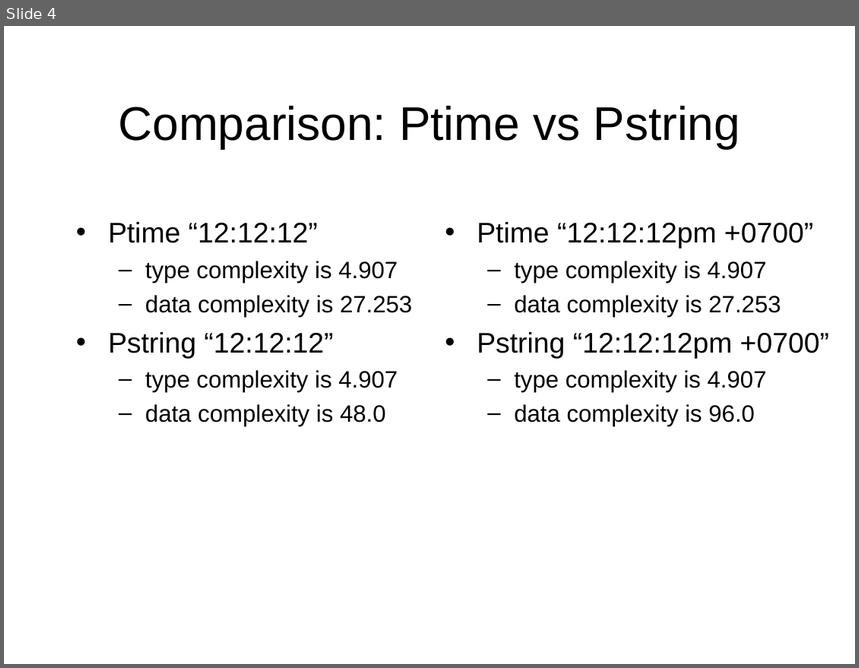
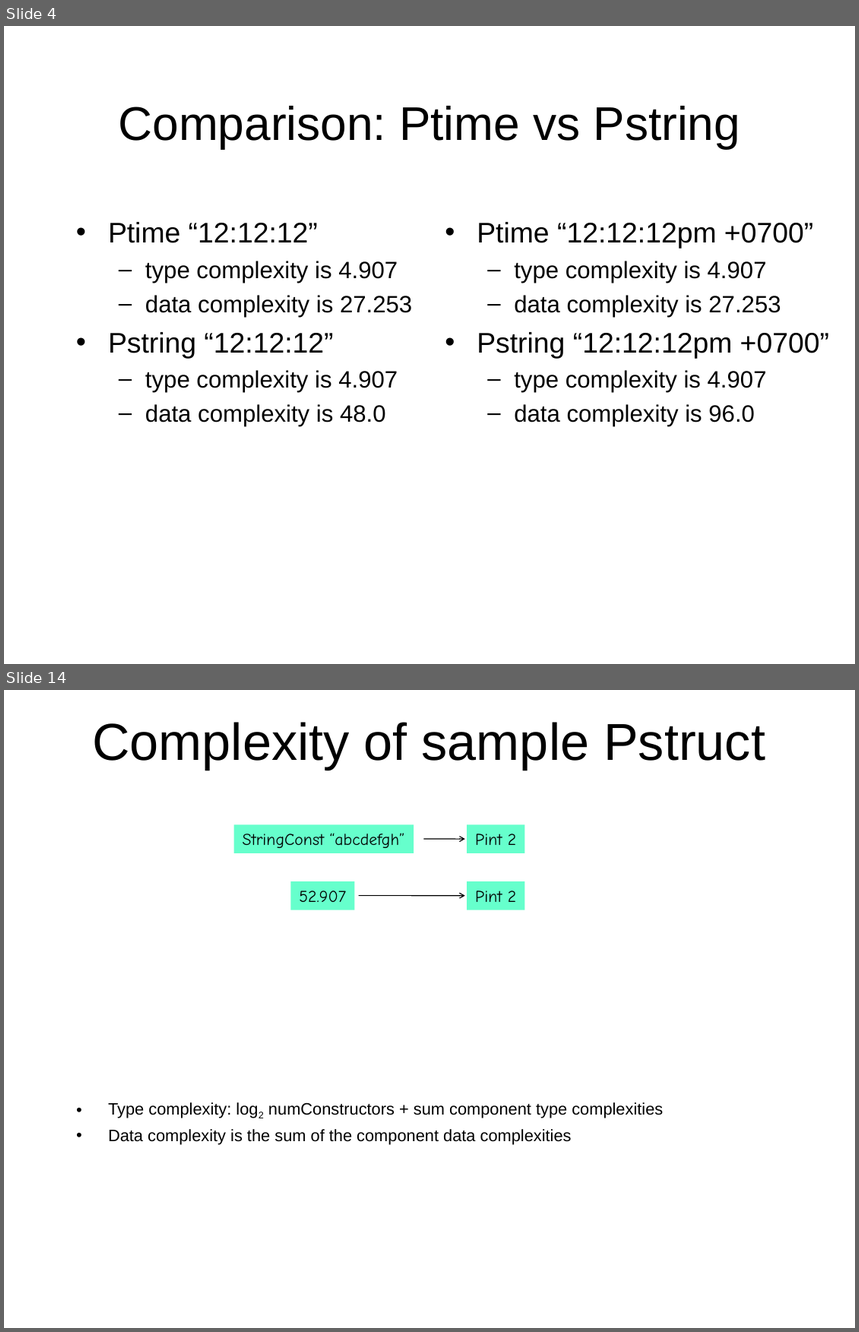
Before and after one commit to cornell-pl/forest, a slide deck: pads/documents/scoring/Comparisons.ppt. Shown one above the other, each under a label of ours: slide 4 before the commit, slides 4 and 14 after it; the slides between them are not shown. The pictures are 859x668 and 859x1332 pixels, drawn with LibreOffice and Linux fonts; fonts in the diff are those of the drawing. Boxes give left, top, right and bottom in pixels: in the first picture for what was removed or moved away, otherwise in the second. Text is boxed around its words. In the diff, an @@ line names an element or a change of style, - is before the commit and + after.

```diff
--- a/pads/documents/scoring/Comparisons.ppt
+++ b/pads/documents/scoring/Comparisons.ppt
@@ slide 14 added at (4,690,855,1328), background #FFFFFF @@
@@ title added at (92,722,766,770), 44 pt, text #000000 @@
+Complexity of sample Pstruct
@@ rectangle added at (234,825,414,853), fill #66FFCC, 14 pt, text #000000 @@
+StringConst “abcdefgh”
@@ rectangle added at (467,825,525,853), fill #66FFCC, 14 pt, text #000000 @@
+Pint 2
@@ arrow added from (424, 839) to (465, 839), #000000 0.74 pt @@
@@ rectangle added at (291,882,354,910), fill #66FFCC, 14 pt, text #000000 @@
+52.907
@@ rectangle added at (467,882,525,910), fill #66FFCC, 14 pt, text #000000 @@
+Pint 2
@@ arrow added from (359, 896) to (465, 896), #000000 0.74 pt @@
@@ text added at (108,1103,663,1145), 14 pt, text #000000 @@
+• Type complexity: log2 numConstructors + sum component type complexities
+• Data complexity is the sum of the component data complexities
```
Also in this commit, not shown: 5 slides changed, 6 other slides added.
